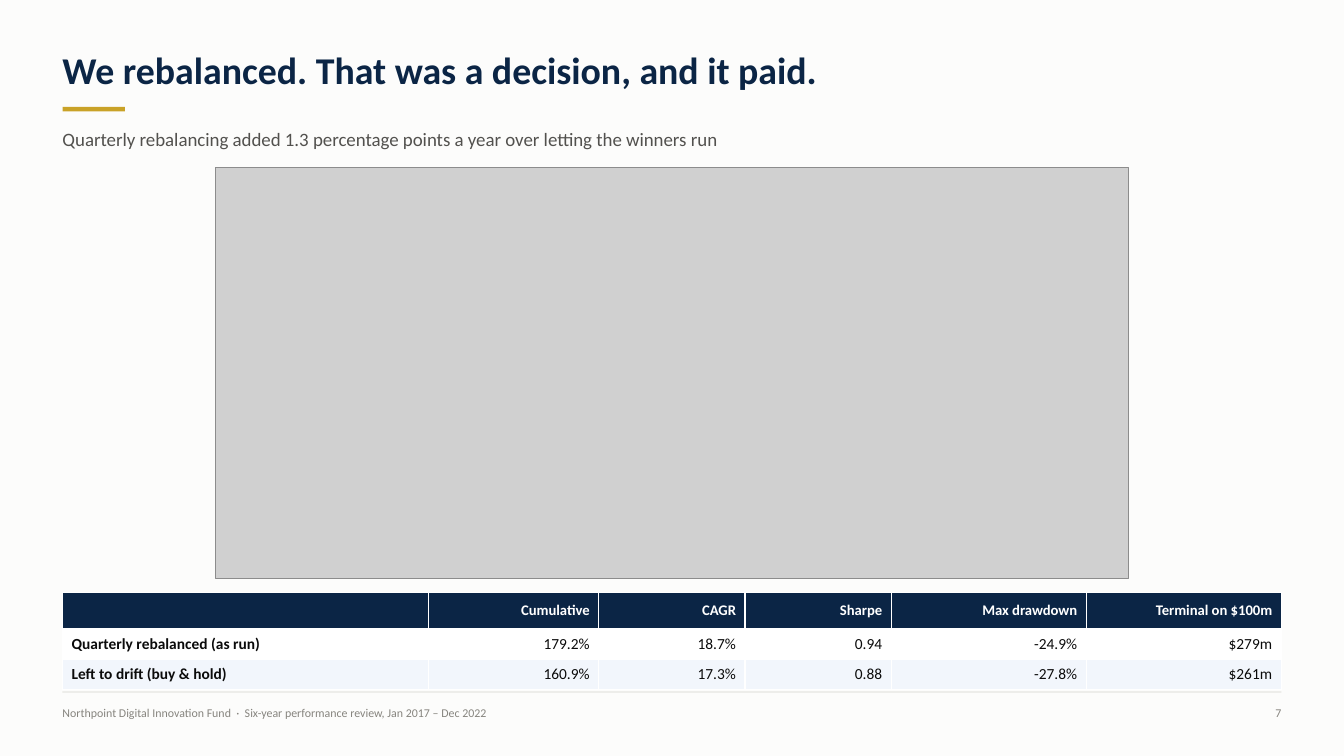
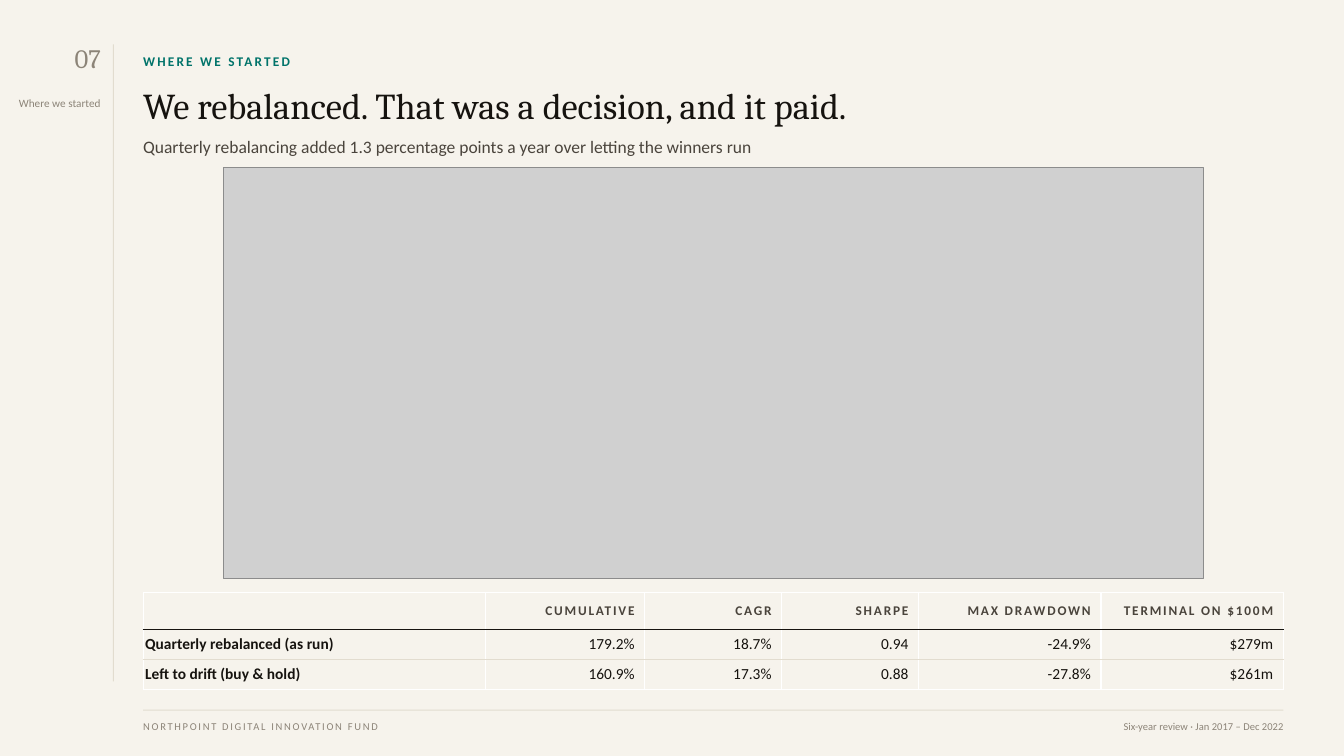
Before and after one commit to sleepdiff-web/CLAUDE, a slide deck: slide 7 of finc13303-portfolio-performance/deliverables/FINC13303_Ass2_PortfolioPerformance_14053836_OConnor.pptx. Drawn at 1344x756 pixels with LibreOffice and Linux fonts; fonts in the diff are those of the drawing; grey boxes stand for pictures. Boxes give left, top, right and bottom in pixels: in the first picture for what was removed or moved away, otherwise in the second. Text is boxed around its words. In the diff, an @@ line names an element or a change of style, - is before the commit and + after.

```diff
--- a/finc13303-portfolio-performance/deliverables/FINC13303_Ass2_PortfolioPerformance_14053836_OConnor.pptx
+++ b/finc13303-portfolio-performance/deliverables/FINC13303_Ass2_PortfolioPerformance_14053836_OConnor.pptx
@@ background #FCFCFB to #F6F3EC @@
@@ text added at (75,50,101,68), 19 pt, text #8C8478 @@
+07
@@ rectangle added at (113,44,114,682), fill #E2DCCF @@
@@ text added at (143,52,1051,77), 9.5 pt, text #00736A, bold @@
+WHERE WE STARTED
@@ text "We rebalanced. That was a ...": place and size @@
-text "We rebalanced. That was a ..." at (62,57,817,90)
+text "We rebalanced. That was a ..." at (143,93,847,127)
@@ text "We rebalanced. That was a ..." at (143,93,847,127): size 27 to 26 pt, font Calibri to Cambria, text colour #0B2545 to #16130F, bold off; line spacing 1.05 to 1.02 @@
@@ text added at (19,99,100,107), 8 pt, text #8C8478 @@
+Where we started
@@ rectangle removed at (63,107,125,111) @@
@@ text "Quarterly rebalancing added 1.3 percentage ...": place and size @@
-text "Quarterly rebalancing added 1.3 percentage ..." at (62,133,717,149)
+text "Quarterly rebalancing added 1.3 percentage ..." at (143,141,751,156)
@@ text "Quarterly rebalancing added 1.3 percentage ..." at (143,141,751,156): size 13.5 to 12.5 pt, text colour #52514E to #4A443C; line spacing 1.2 to 1.22 @@
@@ picture: place and size @@
-picture at (216,167,1128,579)
+picture at (223,167,1204,579)
@@ table at (143,593,1284,686) @@
-row 1:  | Cumulative | CAGR | Sharpe | Max drawdown | Terminal on $100m
+row 1:  | CUMULATIVE | CAGR | SHARPE | MAX DRAWDOWN | TERMINAL ON $100M
@@ fill #0B2545 to none in row 1 @@
@@ fill #FFFFFF to none in row 2 @@
@@ fill #F2F6FC to none in row 3 @@
@@ size 10.5 to 9.5 pt, text colour #FFFFFF to #4A443C, letter spacing 0 to 1.3 pt in "CAGR" @@
@@ text colour #0B0B0B to #16130F in "Quarterly rebalanced (as run)", "179.2%", "18.7%", "0.94" and 8 more places @@
@@ borders changed @@
@@ table: place and size @@
-table at (63,593,1280,686)
+table at (143,593,1284,686)
@@ text at (62,709,486,719): text changed; size 8.5 to 7.5 pt; text colour #86847E to #8C8478 @@
-Northpoint Digital Innovation Fund · Six-year performance review, Jan 2017 – Dec 2022
+NORTHPOINT DIGITAL INNOVATION FUND
@@ rectangle: place and size @@
-rectangle at (63,692,1281,693)
+rectangle at (143,710,1284,711)
@@ rectangle at (143,710,1284,711): fill #E6E5E1 to #E2DCCF @@
@@ text removed at (1275,709,1281,717) @@
-7
@@ text added at (1124,723,1283,732), 7.5 pt, text #8C8478 @@
+Six-year review · Jan 2017 – Dec 2022
```
Also in this commit, not shown: 48 other slides changed, 41 other files.
